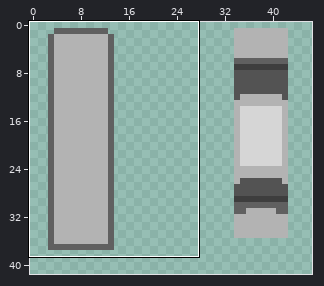
Edited in one commit: pixel-art file (Book/assets/Spines.aseprite). Above: a wide view before the commit, with the close-up outlined.
Close-up. The starting point:
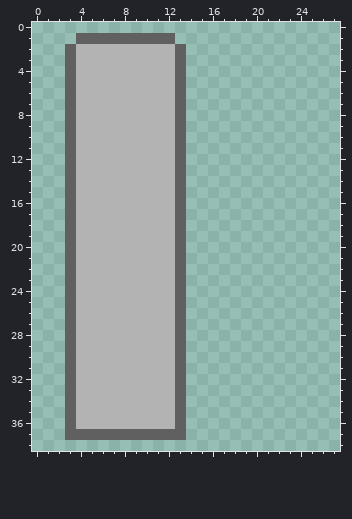
100x100 pixels, 1 frame. Shown: x 0..27, y 0..38. The wide view leaves out empty margins. The commit also changed other parts of the picture, which this record leaves out.
Once edited:
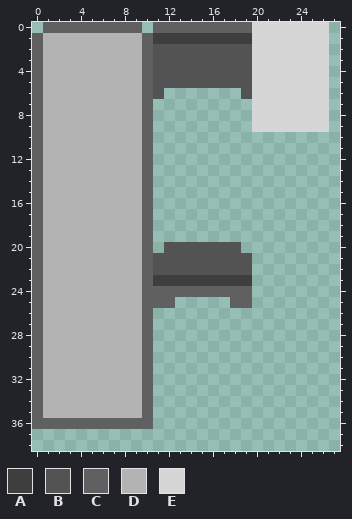
Palette (. is transparent): A #3e3e3e  B #535353  C #606060  D #b3b3b3  E #d6d6d6
The exact change:
@@ x 0..27 @@
- 0 ............................
- 1 ....CCCCCCCCC...............
- 2 ...CDDDDDDDDDC..............
- 3 ...CDDDDDDDDDC..............
- 4 ...CDDDDDDDDDC..............
- 5 ...CDDDDDDDDDC..............
- 6 ...CDDDDDDDDDC..............
- 7 ...CDDDDDDDDDC..............
- 8 ...CDDDDDDDDDC..............
- 9 ...CDDDDDDDDDC..............
-10 ...CDDDDDDDDDC..............
-11 ...CDDDDDDDDDC..............
-12 ...CDDDDDDDDDC..............
-13 ...CDDDDDDDDDC..............
-14 ...CDDDDDDDDDC..............
-15 ...CDDDDDDDDDC..............
-16 ...CDDDDDDDDDC..............
-17 ...CDDDDDDDDDC..............
-18 ...CDDDDDDDDDC..............
-19 ...CDDDDDDDDDC..............
-20 ...CDDDDDDDDDC..............
-21 ...CDDDDDDDDDC..............
-22 ...CDDDDDDDDDC..............
-23 ...CDDDDDDDDDC..............
-24 ...CDDDDDDDDDC..............
-25 ...CDDDDDDDDDC..............
-26 ...CDDDDDDDDDC..............
-27 ...CDDDDDDDDDC..............
-28 ...CDDDDDDDDDC..............
-29 ...CDDDDDDDDDC..............
-30 ...CDDDDDDDDDC..............
-31 ...CDDDDDDDDDC..............
-32 ...CDDDDDDDDDC..............
-33 ...CDDDDDDDDDC..............
-34 ...CDDDDDDDDDC..............
-35 ...CDDDDDDDDDC..............
-36 ...CDDDDDDDDDC..............
-37 ...CCCCCCCCCCC..............
+ 0 .CCCCCCCCC.CCCCCCCCCEEEEEEE.
+ 1 CDDDDDDDDDCAAAAAAAAAEEEEEEE.
+ 2 CDDDDDDDDDCBBBBBBBBBEEEEEEE.
+ 3 CDDDDDDDDDCBBBBBBBBBEEEEEEE.
+ 4 CDDDDDDDDDCBBBBBBBBBEEEEEEE.
+ 5 CDDDDDDDDDCBBBBBBBBBEEEEEEE.
+ 6 CDDDDDDDDDCB.......BEEEEEEE.
+ 7 CDDDDDDDDDC.........EEEEEEE.
+ 8 CDDDDDDDDDC.........EEEEEEE.
+ 9 CDDDDDDDDDC.........EEEEEEE.
+10 CDDDDDDDDDC.................
+11 CDDDDDDDDDC.................
+12 CDDDDDDDDDC.................
+13 CDDDDDDDDDC.................
+14 CDDDDDDDDDC.................
+15 CDDDDDDDDDC.................
+16 CDDDDDDDDDC.................
+17 CDDDDDDDDDC.................
+18 CDDDDDDDDDC.................
+19 CDDDDDDDDDC.................
+20 CDDDDDDDDDC.BBBBBBB.........
+21 CDDDDDDDDDCBBBBBBBBB........
+22 CDDDDDDDDDCBBBBBBBBB........
+23 CDDDDDDDDDCAAAAAAAAA........
+24 CDDDDDDDDDCCCCCCCCCC........
+25 CDDDDDDDDDCCC.....CC........
+26 CDDDDDDDDDC.................
+27 CDDDDDDDDDC.................
+28 CDDDDDDDDDC.................
+29 CDDDDDDDDDC.................
+30 CDDDDDDDDDC.................
+31 CDDDDDDDDDC.................
+32 CDDDDDDDDDC.................
+33 CDDDDDDDDDC.................
+34 CDDDDDDDDDC.................
+35 CDDDDDDDDDC.................
+36 CCCCCCCCCCC.................
+37 ............................
 38 ............................
Boxes around the changes in both close-ups, in picture pixels (x1, y1, x2, y2):
changed: (32, 22, 329, 440)
